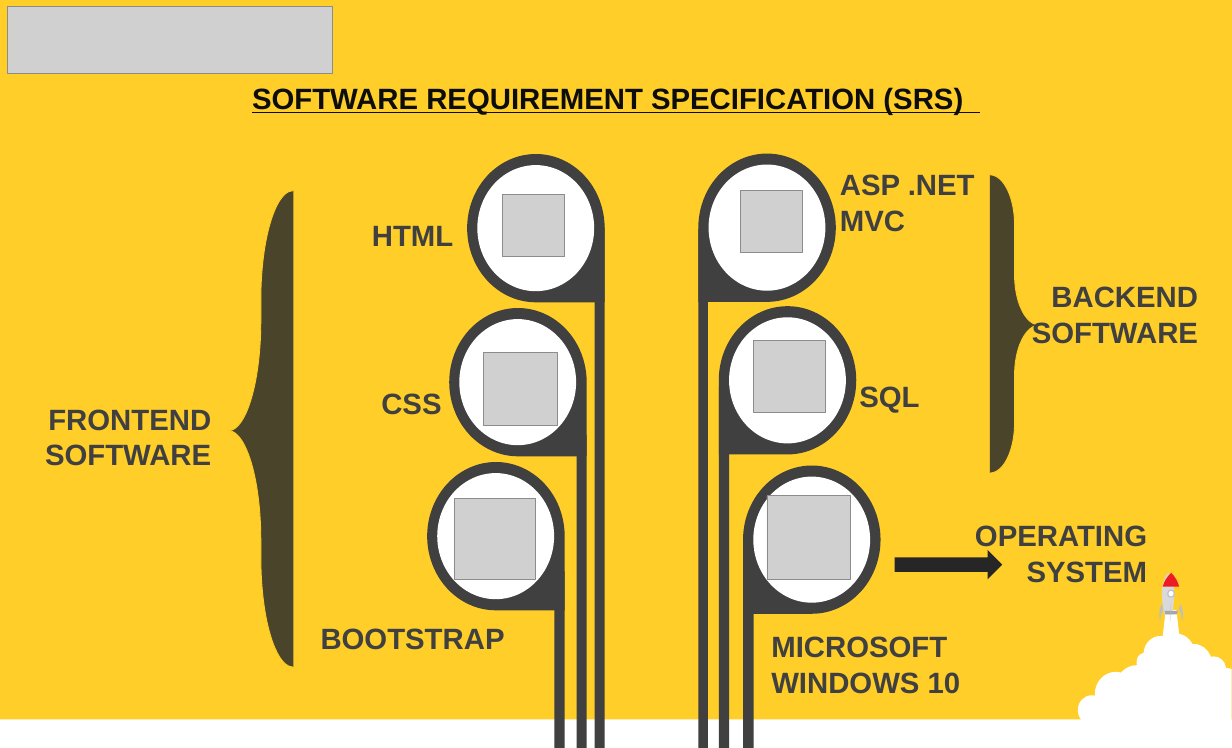
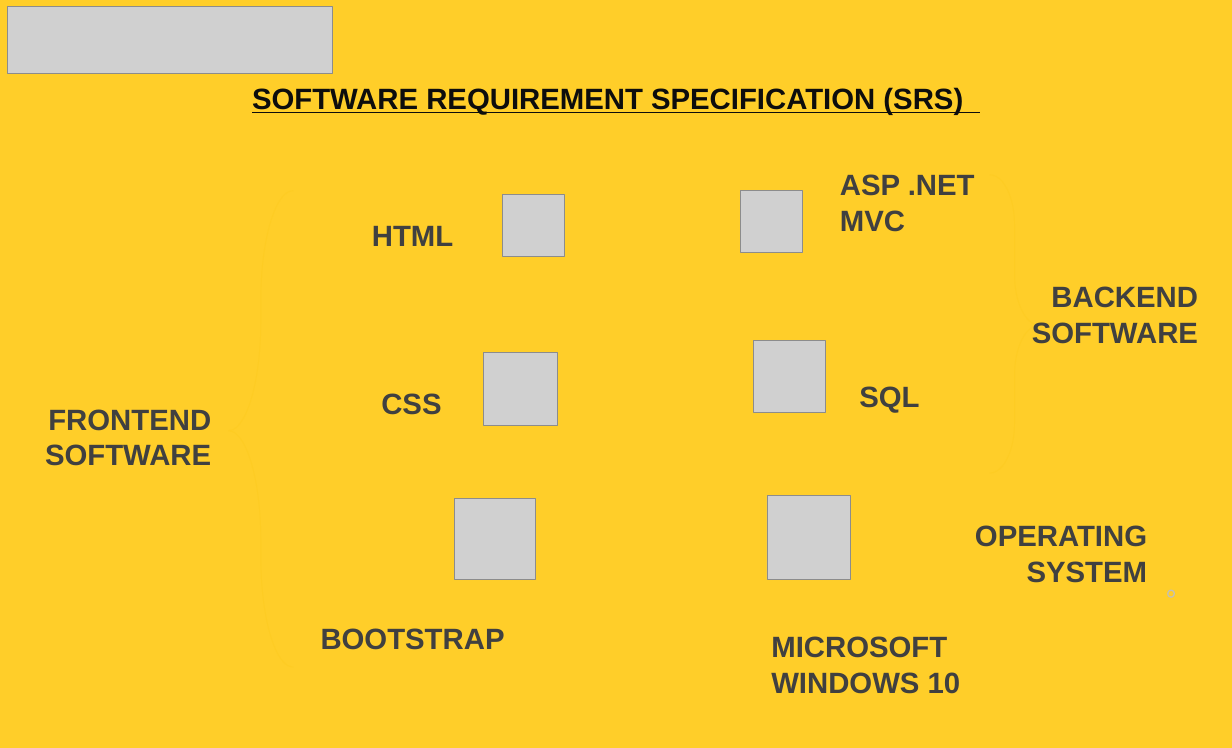
Before and after one commit to RahulSingh0001/Documentation, a slide deck: slide 5 of DIGIGARAGE.odp. Drawn at 1232x748 pixels with LibreOffice and Linux fonts; fonts in the diff are those of the drawing; grey boxes stand for pictures. Boxes give left, top, right and bottom in pixels: in the first picture for what was removed or moved away, otherwise in the second. Text is boxed around its words. In the diff, an @@ line names an element or a change of style, - is before the commit and + after.

```diff
--- a/DIGIGARAGE.odp
+++ b/DIGIGARAGE.odp
@@ teardrop removed at (468, 154, 605, 302) @@
@@ ellipse removed at (477, 165, 594, 291) @@
@@ teardrop removed at (698, 154, 836, 302) @@
@@ ellipse removed at (708, 165, 825, 290) @@
@@ left brace at (990, 175, 1039, 473): fill #4A452A to none @@
@@ left brace at (229, 191, 294, 667): fill #4A452A to none @@
@@ rectangle removed at (595, 227, 605, 748) @@
@@ rectangle removed at (699, 229, 708, 748) @@
@@ teardrop removed at (449, 308, 587, 456) @@
@@ ellipse removed at (459, 319, 576, 445) @@
@@ teardrop removed at (719, 306, 857, 455) @@
@@ ellipse removed at (730, 318, 847, 444) @@
@@ rectangle removed at (719, 386, 730, 748) @@
@@ rectangle removed at (576, 435, 586, 747) @@
@@ teardrop removed at (427, 462, 565, 610) @@
@@ ellipse removed at (437, 473, 554, 599) @@
@@ teardrop removed at (743, 465, 880, 614) @@
@@ ellipse removed at (753, 477, 870, 603) @@
@@ rectangle removed at (744, 547, 754, 747) @@
@@ right arrow removed at (895, 550, 1002, 579) @@
@@ rectangle removed at (554, 571, 565, 748) @@
@@ ellipse at (1168, 590, 1174, 598): fill #FFFFFF to none @@
@@ group removed at (1078, 573, 1232, 745): 6 freeform shapes, 1 rectangle @@
@@ rectangle removed at (0, 719, 1232, 748) @@
```
Also in this commit, not shown: 12 other slides changed, 27 slides added, 12 slides removed.
